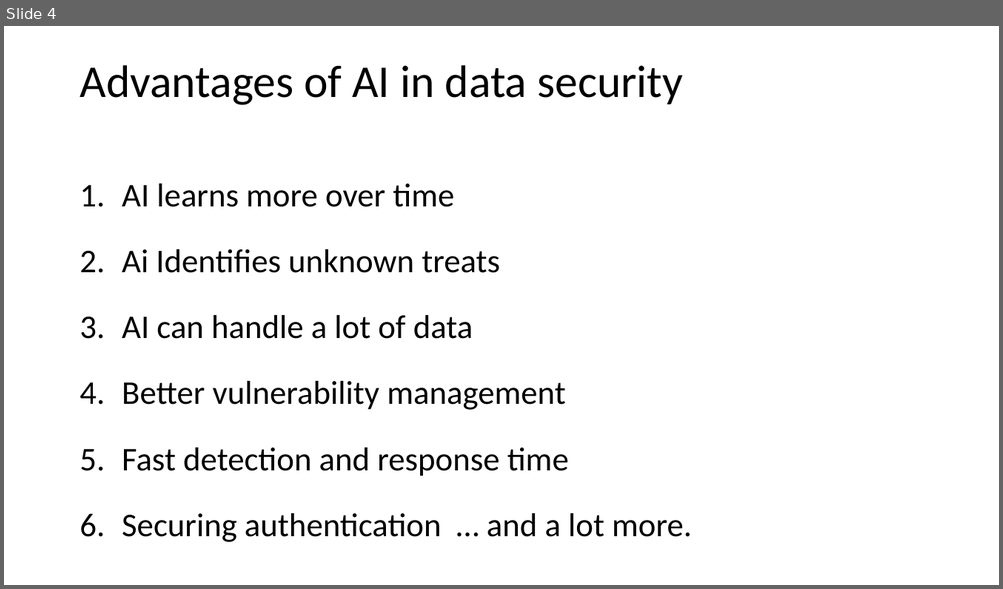
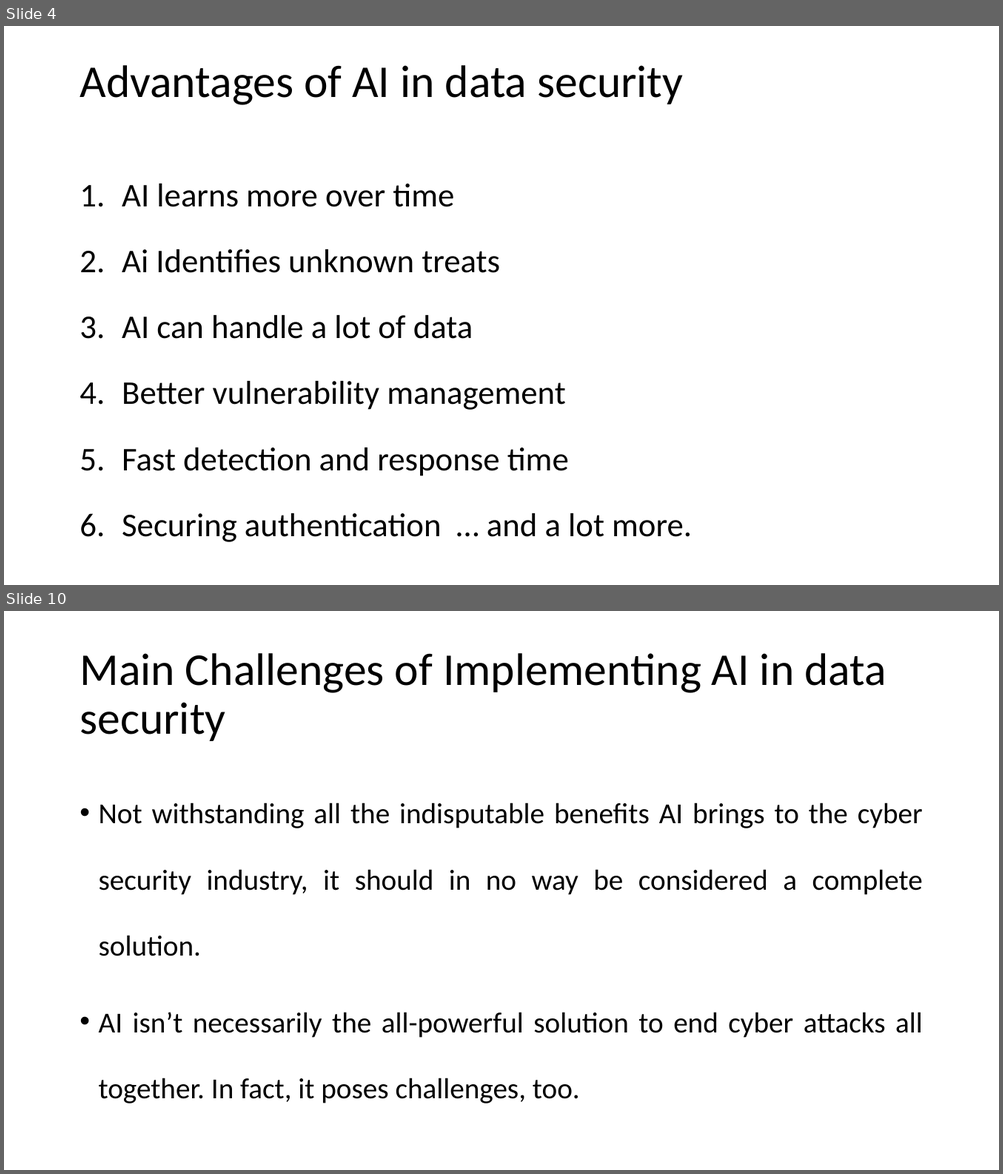
Before and after one commit to hshehabu/AI-in-data-security, a slide deck: Application of AI in Data Security.pptx. Shown one above the other, each under a label of ours: slide 4 before the commit, slides 4 and 10 after it; the slides between them are not shown. The pictures are 1003x589 and 1003x1174 pixels, drawn with LibreOffice and Linux fonts; fonts in the diff are those of the drawing. Boxes give left, top, right and bottom in pixels: in the first picture for what was removed or moved away, otherwise in the second. Text is boxed around its words. In the diff, an @@ line names an element or a change of style, - is before the commit and + after.

Commit message:
ai in data security

```diff
--- a/Application of AI in Data Security.pptx
+++ b/Application of AI in Data Security.pptx
@@ slide 10 added at bbox=[4, 611, 999, 1170], background #FFFFFF @@
@@ title added at bbox=[79, 653, 886, 741], 44 pt, text #000000 @@
+Main Challenges of Implementing AI in data security
@@ text added at bbox=[99, 803, 922, 1104], 28 pt, text #000000 @@
+• Not withstanding all the indisputable benefits AI brings to the cyber security industry, it should in no way be considered a complete solution.
+• AI isn’t necessarily the all-powerful solution to end cyber attacks all together. In fact, it poses challenges, too.
```
Also in this commit, not shown: 3 slides changed, 16 other slides added, 1 other file.
